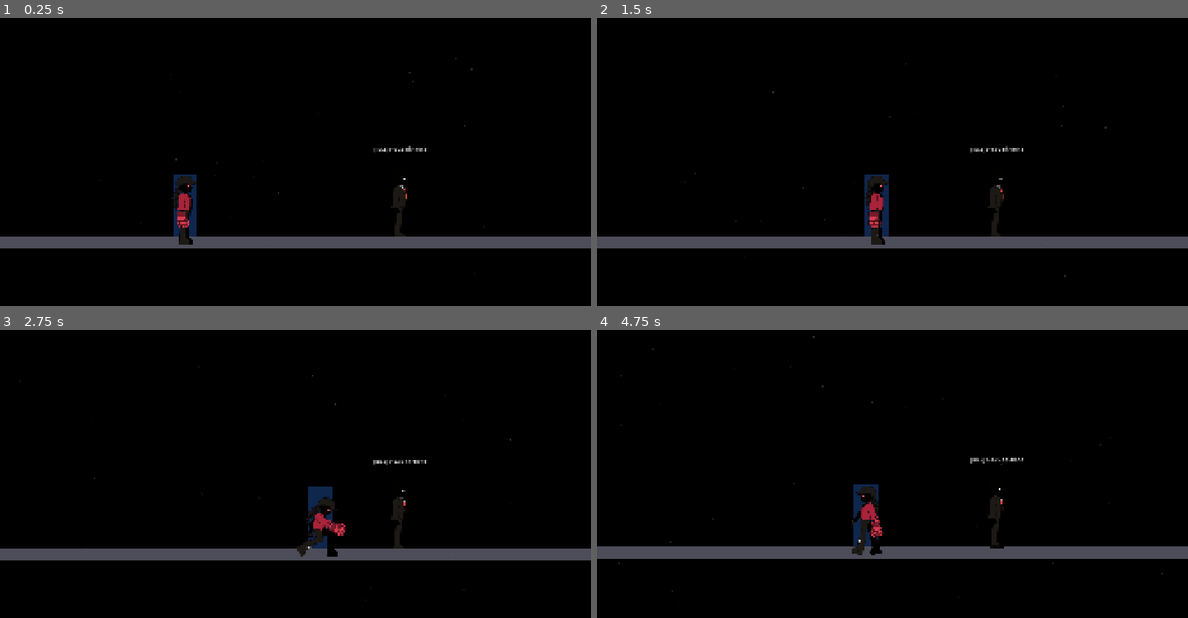
Above: before the commit, frames 1-4 (two rows, left to right).
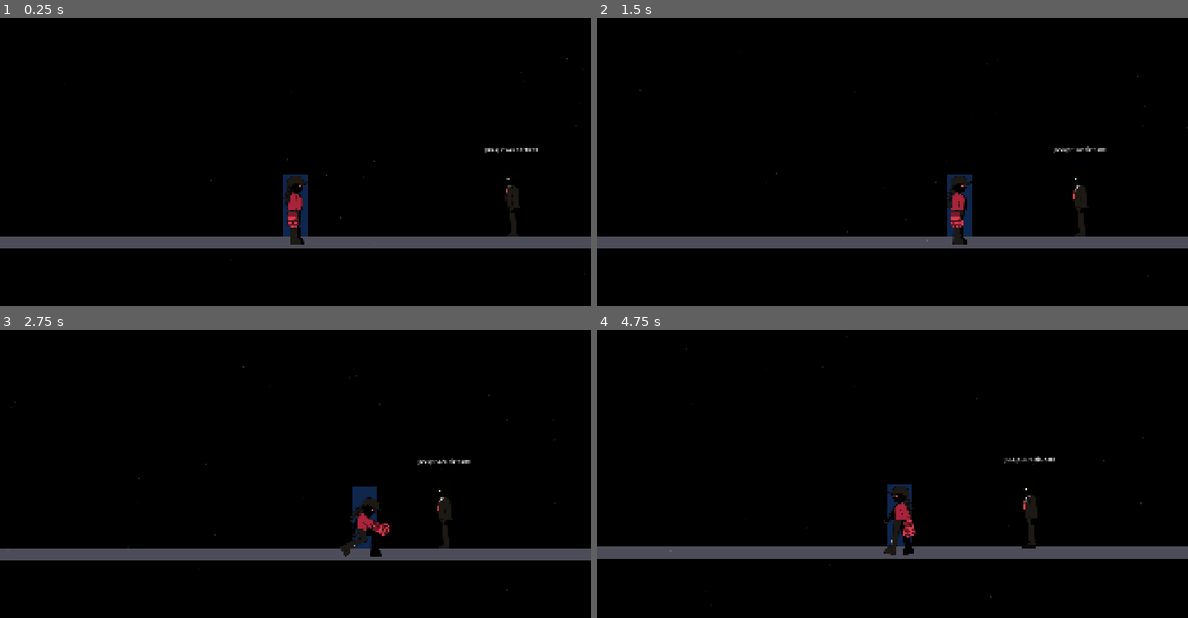
Above: after the commit, the same moments.

Repository: diegocolino/Tren-Test01
Game: Godot game, scene res://scenes/test_combat.tscn
Two runs of this game, one before a commit and one after it. Both use one fixed random seed, a clock stepped at 60 frames per second and the inputs below. This scene is started directly instead of the project's main scene.
Inputs (mouse positions are in pixels of both pictures, inside the frame that each line leads up to):
- Up to frame 1 (0.25 s): no input
- Up to frame 2 (1.5 s): tap Enter (ui_accept) at 0.5 s; move the mouse to (1022, 144) at 0.52 s; hold D (move_right) 0.53-1.25 s; tap Q (attack_kick) at 0.6 s; click (1022, 144) at 0.67 s; tap Space (jump) at 0.77 s; drag from (774, 179) to (892, 196) at 1.27 s
- Up to frame 3 (2.75 s): move the mouse to (354, 402) at 2.02 s; hold D (move_right) from 2.03 s (still down); hold S (crouch) from 2.03 s (still down)
- Up to frame 4 (4.75 s): release D (move_right) at 2.75 s; release S (crouch) at 2.75 s; drag from (862, 540) to (715, 425) at 2.77 s; move the mouse to (1069, 522) at 3.52 s; hold A (move_left) 3.53-4.25 s; hold Shift (run) 3.53-4.25 s; tap Space (jump) at 3.77 s; drag from (715, 425) to (886, 471) at 4.27 s

The runs differ from the first frame. In frame 1, 2.2% of the frame differs, in the area x 29-97%, y 13-79%; in frame 2, 2.3%; in frame 3, 2.4%, in the area x 2-94%, y 12-91%; in frame 4, 2.3%.

Commit message:
chore(dev): tune test_combat scene — wider floor, dummy facing Kive, camera limits override
Improvements to scenes/test_combat.tscn for smoother playtesting:

1. Dummy facing override: facing_right = false on the dummy node in scene
   (script default unchanged). Dummy now arrives oriented toward Kive on
   spawn. agent_dummy.gd updates sprite.flip_h = not facing_right each
   frame in _physics_process to reflect runtime changes.

2. Wider floor: floor shape and visual extended to 8000px.

3. Camera limits override: test_combat.gd _ready overrides Kive's Camera2D
   limit_left/limit_right to ±10000 to prevent the Vagon 1 hardcoded
   limits (0..7680) from cutting off testing space. Kive.tscn untouched.

train_shake.gd reviewed: shake is decorative (harmless), free camera is
gated behind god_mode (not forced in test_combat). No interference.

Co-Authored-By: Claude Opus 4.6 (1M context) <noreply@anthropic.com>

Diff:
--- a/scenes/test_combat.tscn
+++ b/scenes/test_combat.tscn
@@ -6,7 +6,7 @@
 [ext_resource type="Script" path="res://scripts/test_combat.gd" id="4_test"]
 
 [sub_resource type="RectangleShape2D" id="floor_shape"]
-size = Vector2(4000, 40)
+size = Vector2(8000, 40)
 
 [sub_resource type="RectangleShape2D" id="dummy_body_shape"]
 size = Vector2(80, 200)
@@ -26,9 +26,9 @@
 shape = SubResource("floor_shape")
 
 [node name="FloorVisual" type="ColorRect" parent="Floor" unique_id=1504788532]
-offset_left = -2000.0
+offset_left = -4000.0
 offset_top = -20.0
-offset_right = 2000.0
+offset_right = 4000.0
 offset_bottom = 20.0
 color = Color(0.3, 0.3, 0.35, 1)
 
@@ -40,6 +40,7 @@
 collision_layer = 4
 collision_mask = 8
 script = ExtResource("2_dummy")
+facing_right = false
 
 [node name="AnimatedSprite2D" type="AnimatedSprite2D" parent="AgentDummy" unique_id=657019883]
 position = Vector2(0, -90)
--- a/scripts/agent_dummy.gd
+++ b/scripts/agent_dummy.gd
@@ -32,7 +32,7 @@
 # ========== STATE ==========
 var state: DummyState = DummyState.IDLE
 var state_timer: float = 0.0
-var facing_right: bool = true
+@export var facing_right: bool = true
 var last_hit_quality: String = "none"
 var _ko_type: String = "normal"
 var _airtime_kill_on_land: bool = true  # true = Uppercut (W=DEATH), false = air_launch (Q=KO)
@@ -91,7 +91,8 @@
 
 	move_and_slide()
 
-	# Debug label
+	# Visuals
+	sprite.flip_h = not facing_right
 	if debug_label:
 		debug_label.text = "[%s] t=%.2f hit=%s" % [DummyState.keys()[state], state_timer, last_hit_quality]
 
--- a/scripts/test_combat.gd
+++ b/scripts/test_combat.gd
@@ -3,3 +3,10 @@
 func _ready() -> void:
 	DebugOverlay.show_debug_text = true
 	DebugOverlay.show_hitboxes = true
+
+	var kive: Node = $Kive
+	if kive:
+		var camera: Camera2D = kive.get_node("Camera2D")
+		if camera:
+			camera.limit_left = -10000
+			camera.limit_right = 10000
